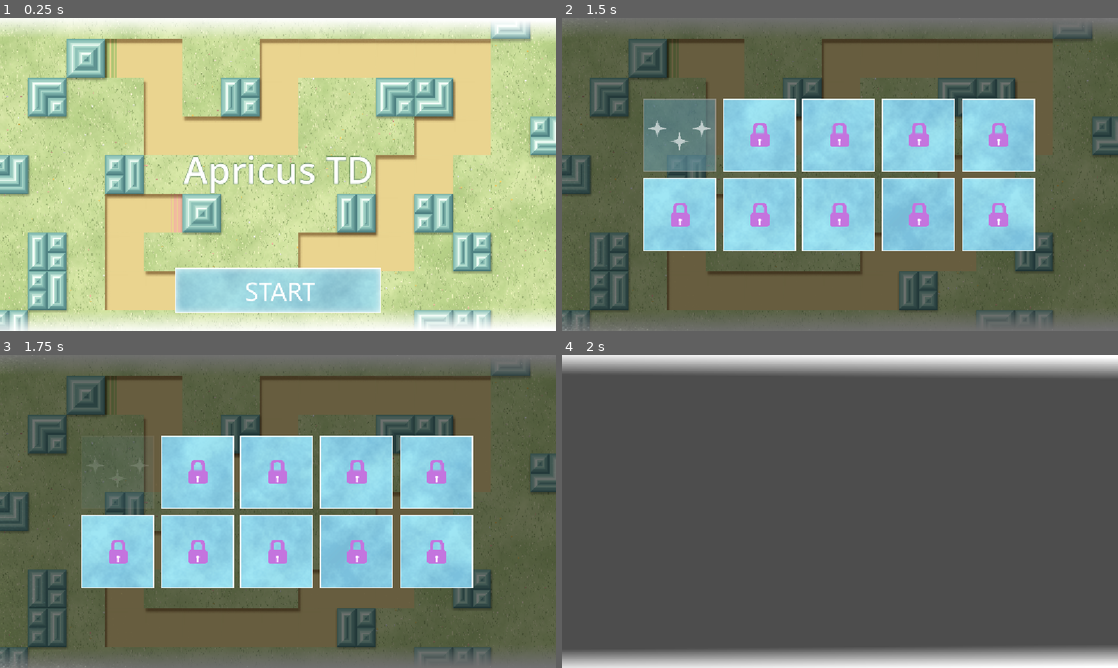
Above: before the commit, frames 1-4 (two rows, left to right).
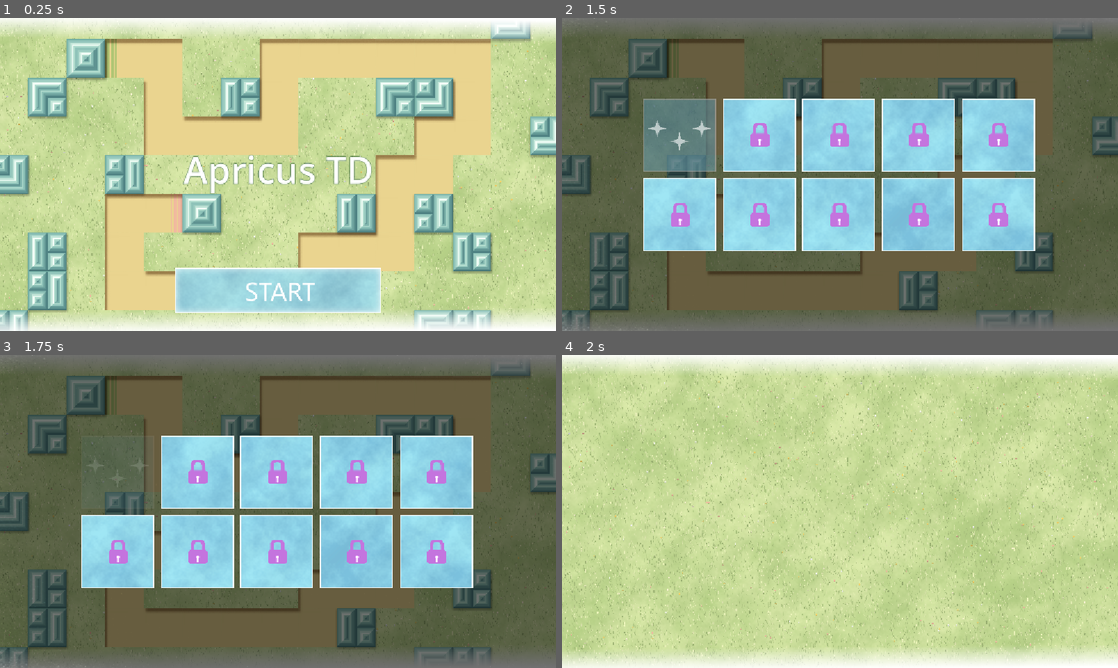
Above: after the commit, the same moments.

Repository: arcjn/Apricus-TD
Game: Godot game, scene res://Scenes/home_page.tscn
The game is run twice, just before and just after one commit, with the same random seed, the same clock (stepped at 60 frames per second) and the same inputs.
Inputs (mouse positions are in pixels of both pictures, inside the frame that each line leads up to):
- Up to frame 1 (0.25 s): no input
- Up to frame 2 (1.5 s): click (840, 290) at 0.5 s; click (678, 133) at 1.25 s
- Up to frame 3 (1.75 s): no input
- Up to frame 4 (2 s): no input

Frames 1-3 are identical in both runs. In frame 4, 98% of the frame differs, in the area x 0-100%, y 0-100%.

Commit message:
Added shader for path and building tiles
Added a gaussian blurred shadow at 45 degree angle for buildings and path tiles with an offset of 8px having a slight brownish tint

Diff:
--- /dev/null
+++ b/Code/shader.gd
@@ -0,0 +1,11 @@
+extends ColorRect
+
+
+# Called when the node enters the scene tree for the first time.
+func _ready() -> void:
+	pass # Replace with function body.
+
+
+# Called every frame. 'delta' is the elapsed time since the previous frame.
+func _process(delta: float) -> void:
+	pass
--- a/Scenes/level_1.tscn
+++ b/Scenes/level_1.tscn
@@ -1,10 +1,18 @@
 [gd_scene format=3 uid="uid://do1rumixlo5il"]
 
+[ext_resource type="Texture2D" uid="uid://dl5c56mj115ck" path="res://Images/Only grass baground.png" id="1_8ffim"]
 [ext_resource type="Texture2D" uid="uid://b438i2jv2xqu5" path="res://Images/Cloud.png" id="1_vk57k"]
 
 [node name="Level_1" type="Node2D" unique_id=1531739481]
 
-[node name="TextureRect" type="TextureRect" parent="." unique_id=1346531920]
+[node name="Grass" type="TextureRect" parent="." unique_id=819905035]
+offset_right = 1152.0
+offset_bottom = 648.0
+texture = ExtResource("1_8ffim")
+
+[node name="Clouds" type="TextureRect" parent="." unique_id=1346531920]
 offset_right = 1152.0
 offset_bottom = 648.0
 texture = ExtResource("1_vk57k")
+
+[node name="ColorRect" type="ColorRect" parent="." unique_id=557005701]
--- /dev/null
+++ b/Shaders/path_shader.gdshader
@@ -0,0 +1,65 @@
+shader_type canvas_item;
+render_mode blend_mul;
+
+uniform sampler2D cell_map : filter_nearest;
+uniform ivec2 map_size;
+uniform float cell = 80.0;
+
+uniform vec2 building_offset = vec2(8);
+uniform float building_blur = 3.1;
+uniform vec3 building_tint = vec3(0.6);
+uniform vec2 path_offset = vec2(8);
+uniform float path_blur = 2.1;
+uniform vec3 path_tint = vec3(0.57);
+
+varying vec2 p;
+
+void vertex() {
+	p = VERTEX;
+}
+
+float phi(float z){
+	return 0.5*(1.0 + tanh(0.79788*(z + 0.044715*z*z*z)));
+}
+
+float blurred_square(vec2 lo, float s){
+	vec2 hi = lo + cell;
+	float x = phi((hi.x - p.x)/s) - phi((lo.x - p.x)/s);
+	float y = phi((hi.y - p.y)/s) - phi((lo.y - p.y)/s);
+	return x*y;
+}
+
+vec2 kind(ivec2 c){
+	if (c.x < 0 || c.y < 0 || c.x >= map_size.x || c.y >= map_size.y){
+		return vec2(0.0);
+	}
+	return texelFetch(cell_map, c, 0).rg;
+}
+
+void fragment() {
+	ivec2 c = ivec2(floor(p/cell));
+	float building_shadow = 0.0;
+	float path_shadow = 0.0;
+	for (int dy = -1; dy <= 1; dy++){
+		for (int dx = -1; dx<= 1; dx++){
+			ivec2 n = c + ivec2(dx, dy);
+			vec2 k = kind(n);
+			vec2 lo = vec2(n)*cell;
+			if (k.r > 0.5){
+				building_shadow += blurred_square(lo + building_offset, building_blur);
+			}
+			if (k.r < 0.5){
+				path_shadow += blurred_square(lo + path_offset, path_blur);
+			}
+		}
+	}
+	path_shadow *= kind(c).g;
+	vec3 b = mix(vec3(1.0), building_tint, clamp(building_shadow, 0.0, 1.0));
+	vec3 r = mix(vec3(1.0), path_tint, clamp(path_shadow, 0.0, 1.0));
+	COLOR = vec4(b*r, 1.0);
+}
+
+//void light() {
+//	// Called for every pixel for every light affecting the material.
+//	// Uncomment to replace the default light processing function with this one.
+//}
Not shown, added: Code/shader.gd.uid
Binary file added: Images/Building_and_path/B1.png
Not shown, added: Images/Building_and_path/B1.png.import
Binary file added: Images/Building_and_path/B2.png
Not shown, added: Images/Building_and_path/B2.png.import
Binary file added: Images/Building_and_path/B3.png
Not shown, added: Images/Building_and_path/B3.png.import
Binary file added: Images/Building_and_path/B4.png
Not shown, added: Images/Building_and_path/B4.png.import
Binary file added: Images/Building_and_path/B5.png
Not shown, added: Images/Building_and_path/B5.png.import
Binary file added: Images/Building_and_path/path.png
(and 6 more such lines)
